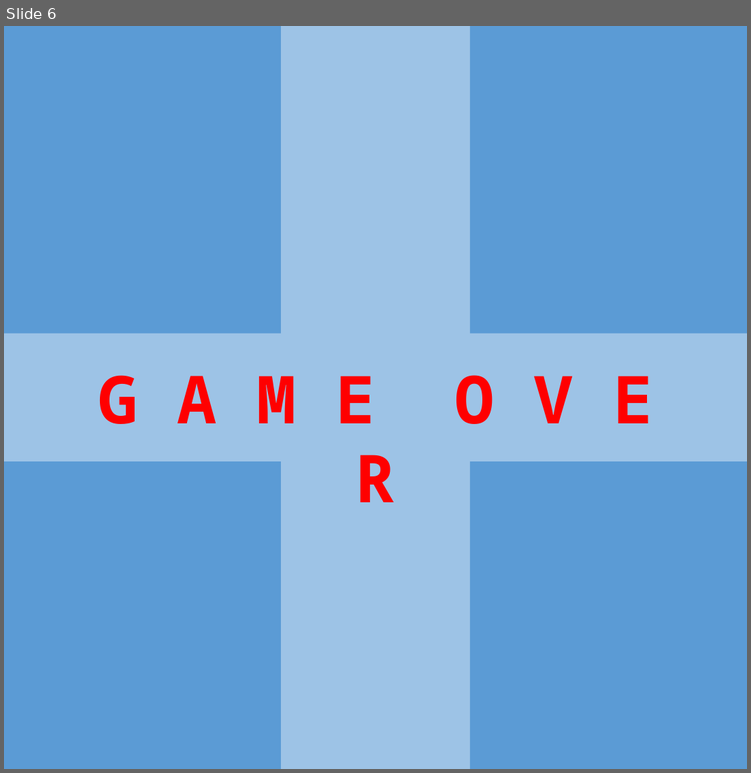
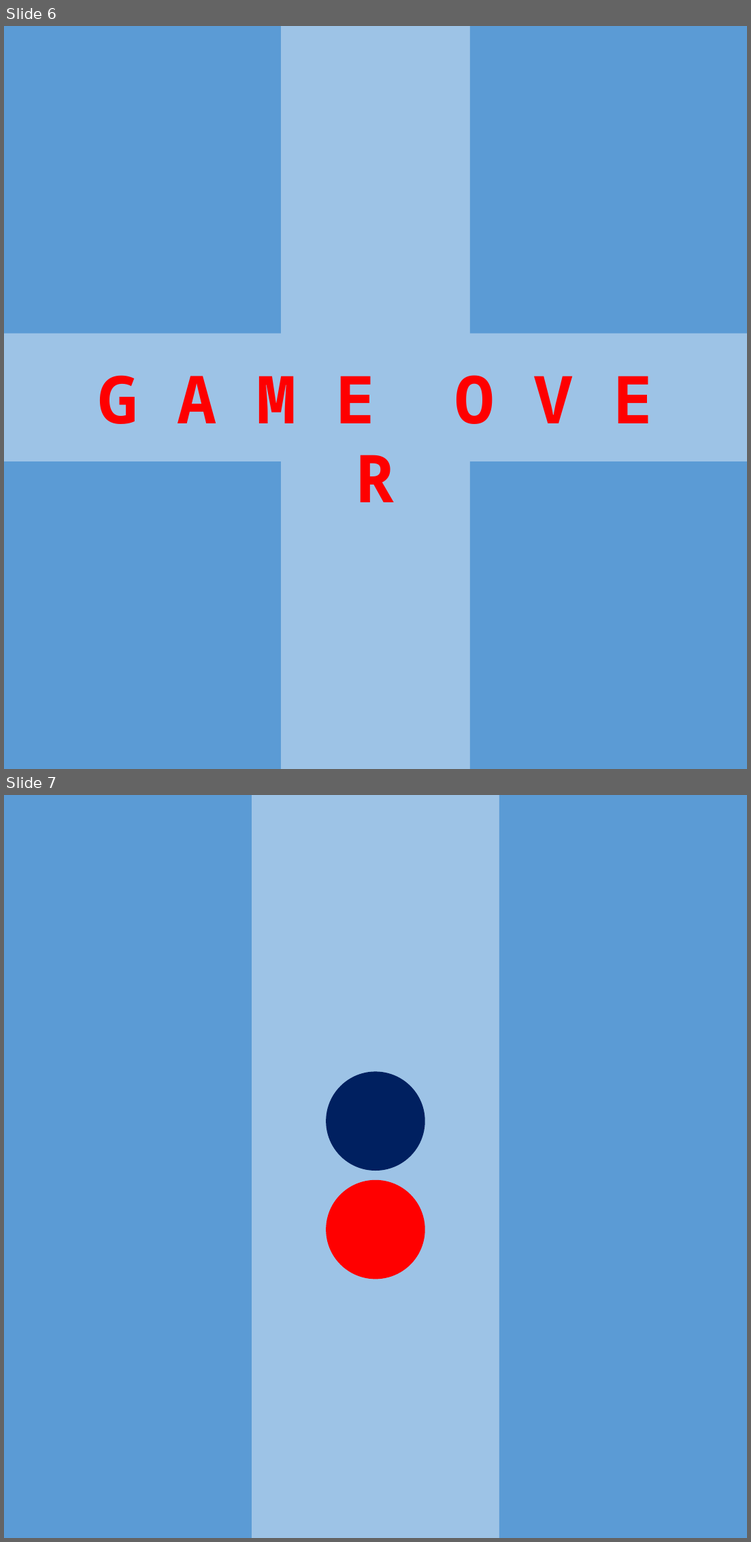
Before and after one commit to siddhusathu20/searchanddestroy, a slide deck: map/maps.pptx. Shown one above the other, each under a label of ours: slide 6 before the commit, slides 6 and 7 after it. The pictures are 751x773 and 751x1542 pixels, drawn with LibreOffice and Linux fonts; fonts in the diff are those of the drawing. Boxes give left, top, right and bottom in pixels: in the first picture for what was removed or moved away, otherwise in the second. Text is boxed around its words. In the diff, an @@ line names an element or a change of style, - is before the commit and + after.

```diff
--- a/map/maps.pptx
+++ b/map/maps.pptx
@@ slide 7 added at box(4, 795, 747, 1538), background #9DC3E6 @@
@@ rectangle added at box(4, 795, 252, 1538), fill #5B9BD5 @@
@@ rectangle added at box(499, 795, 747, 1538), fill #5B9BD5 @@
@@ ellipse added at box(326, 1071, 425, 1170), fill #002060 @@
@@ ellipse added at box(326, 1180, 425, 1279), fill #FF0000 @@
```
Also in this commit, not shown: 1 other slide added, 3 other files.
